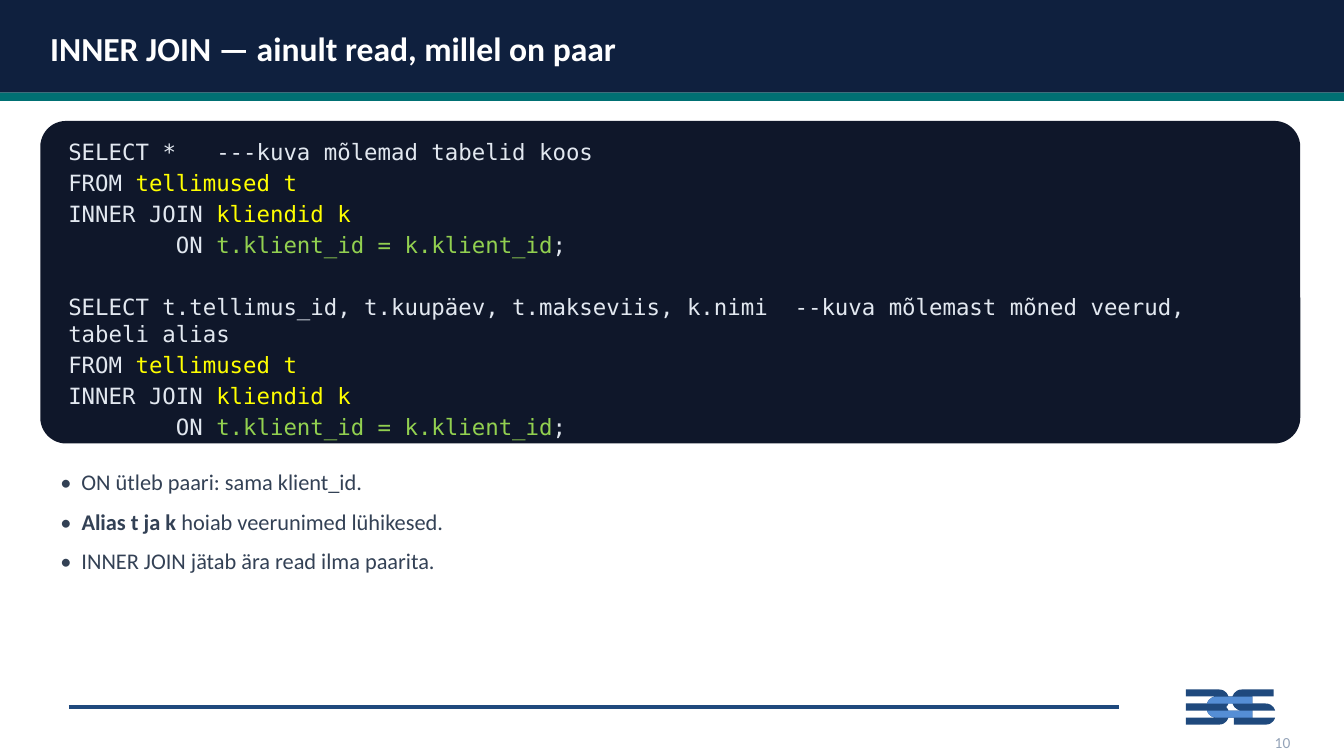
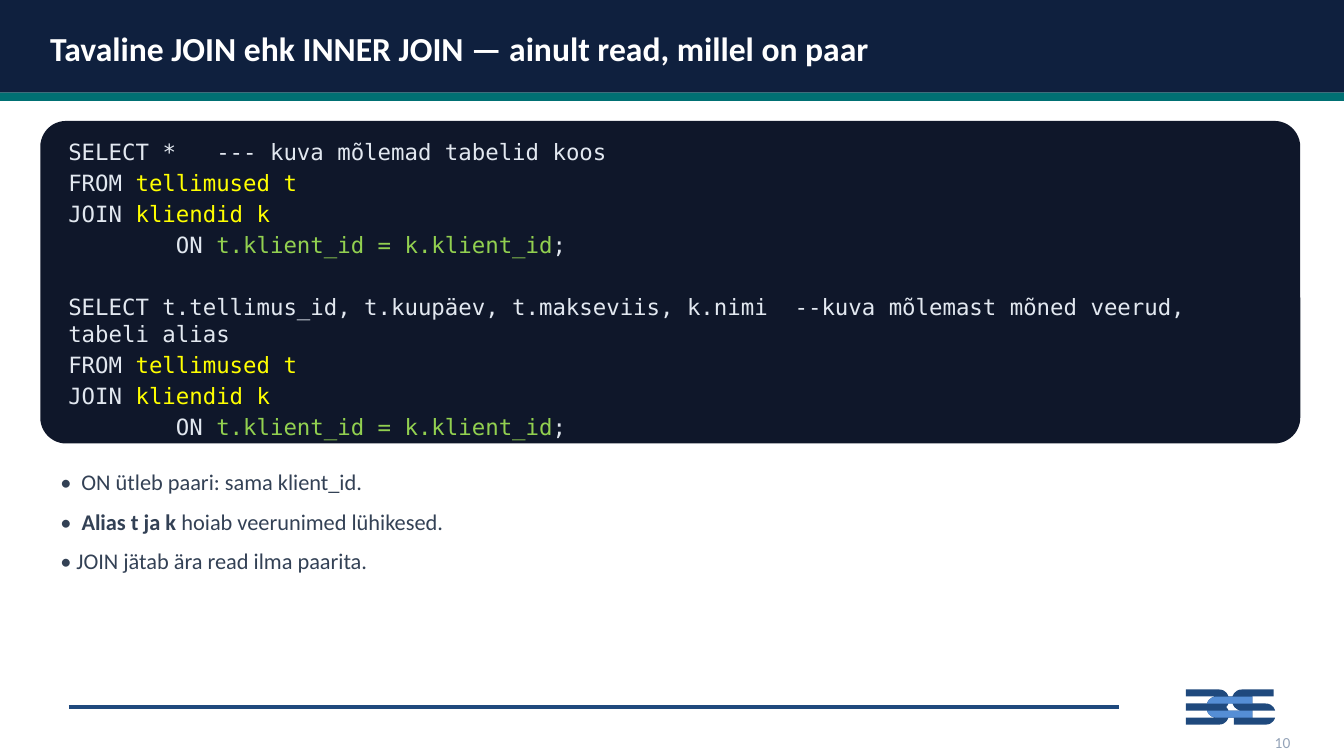
Before and after one commit to emilieabel/andmetarkus, a slide deck: slide 9 of Materjalid/Day8 SQL/8-paev-andmetarkus-esitlus.pptx (slide 7 before the commit). Drawn at 1344x756 pixels with LibreOffice and Linux fonts; fonts in the diff are those of the drawing. Boxes give left, top, right and bottom in pixels: in the first picture for what was removed or moved away, otherwise in the second. Text is boxed around its words. In the diff, an @@ line names an element or a change of style, - is before the commit and + after.

```diff
--- a/Materjalid/Day8 SQL/8-paev-andmetarkus-esitlus.pptx
+++ b/Materjalid/Day8 SQL/8-paev-andmetarkus-esitlus.pptx
@@ text at bbox=[50, 37, 868, 67]: text changed @@
-INNER JOIN — ainult read, millel on paar
+Tavaline JOIN ehk INNER JOIN — ainult read, millel on paar
@@ text at bbox=[68, 142, 607, 161]: spaces changed @@
-SELECT * ---kuva mõlemad tabelid koos
+SELECT * --- kuva mõlemad tabelid koos
@@ text at bbox=[68, 205, 270, 223]: text changed; text colour #E2E8F0 to #FFFF00 @@
-INNER JOIN kliendid k
+JOIN kliendid k
@@ text at bbox=[68, 387, 270, 405]: text changed; text colour #E2E8F0 to #FFFF00 @@
-INNER JOIN kliendid k
+JOIN kliendid k
@@ text at bbox=[76, 553, 368, 573]: text changed @@
-• INNER JOIN jätab ära read ilma paarita.
+• JOIN jätab ära read ilma paarita.
```
Also in this commit, not shown: 17 other slides changed, 20 slides added, 5 slides removed, 7 other files.
